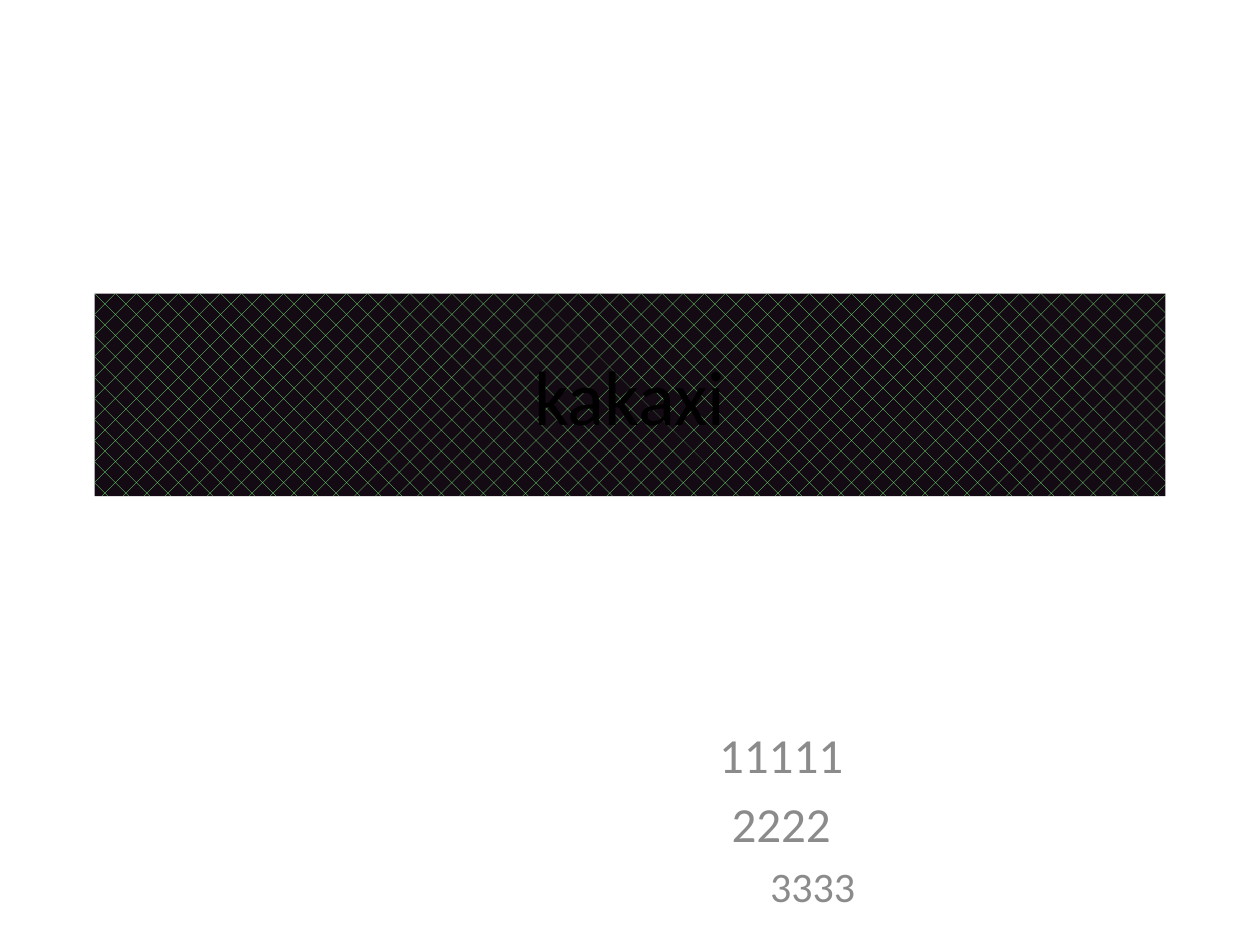
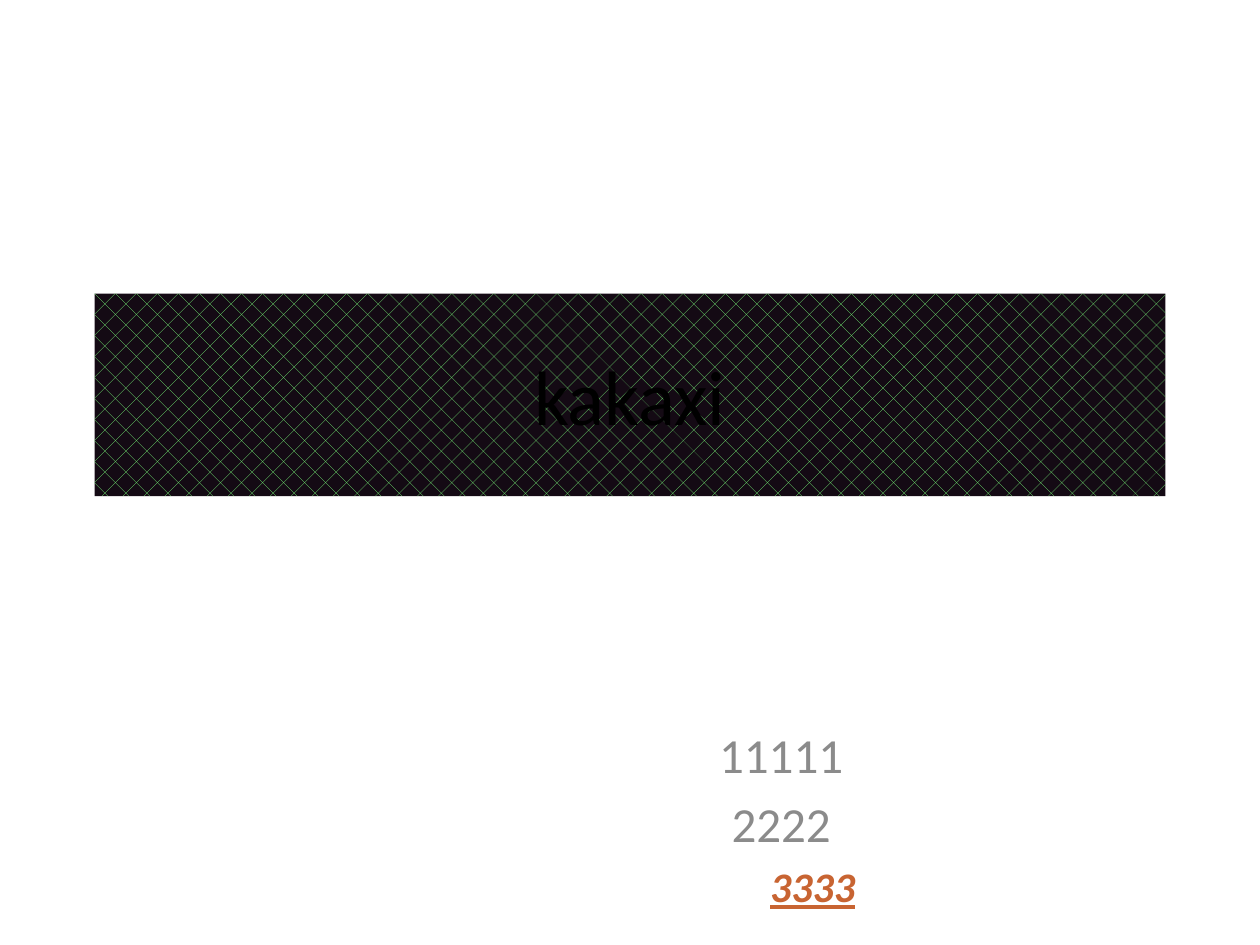
Before and after one commit to davidli006/pptx_learn, a slide deck: slide 1 of 02day/02.pptx. Drawn at 1260x945 pixels with LibreOffice and Linux fonts; fonts in the diff are those of the drawing. Boxes give left, top, right and bottom in pixels: in the first picture for what was removed or moved away, otherwise in the second. Text is boxed around its words. In the diff, an @@ line names an element or a change of style, - is before the commit and + after.

```diff
--- a/02day/02.pptx
+++ b/02day/02.pptx
@@ subtitle at bbox=[770, 874, 855, 909]: text colour #8C8C8C to #C86432, bold on, italic on, underline on in "3333" @@
```
Also in this commit, not shown: 4 other files.
